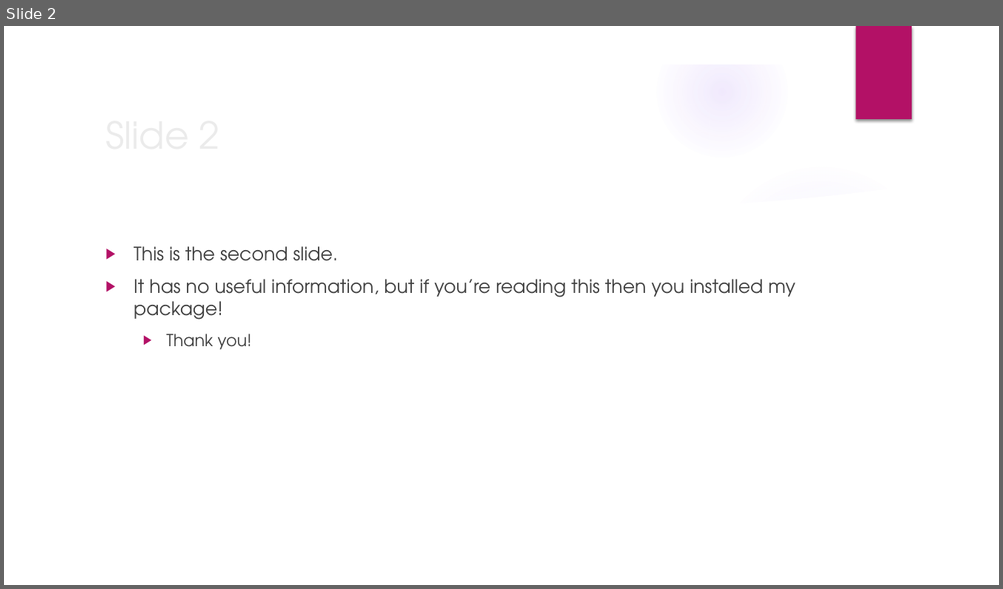
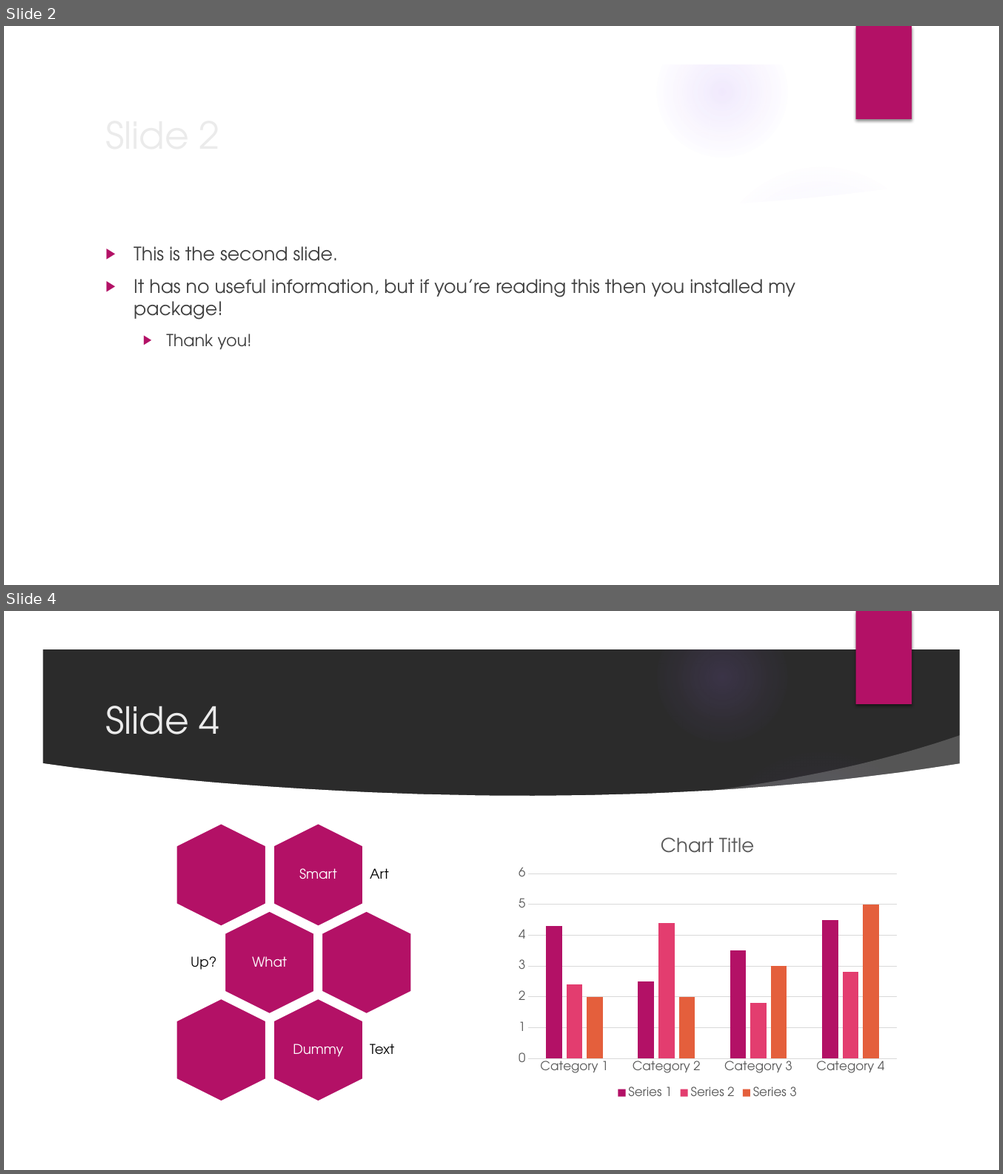
Before and after one commit to bmewing/readOffice, a slide deck: inst/extdata/example.pptx. Shown one above the other, each under a label of ours: slide 2 before the commit, slides 2 and 4 after it; the slides between them are not shown. The pictures are 1003x589 and 1003x1174 pixels, drawn with LibreOffice and Linux fonts; fonts in the diff are those of the drawing; background and template pictures are left out; a plain dark background stands for a picture behind light text. Boxes give left, top, right and bottom in pixels: in the first picture for what was removed or moved away, otherwise in the second. Text is boxed around its words. In the diff, an @@ line names an element or a change of style, - is before the commit and + after.

```diff
--- a/inst/extdata/example.pptx
+++ b/inst/extdata/example.pptx
@@ slide 4 added at (x1=4, y1=611, x2=999, y2=1170), background picture (left out); not listed: 9 template elements that a slide beside it also shows @@
@@ title added at (x1=105, y1=706, x2=220, y2=735), 36 pt, text #EBEBEB @@
+Slide 4
@@ column chart added at (x1=511, y1=823, x2=905, y2=1102) @@
+categories: Category 1, Category 2, Category 3, Category 4
+Series 1: 4.3, 2.5, 3.5, 4.5
+Series 2: 2.4, 4.4, 1.8, 2.8
+Series 3: 2, 2, 3, 5
@@ group added at (x1=176, y1=823, x2=412, y2=1102): 6 hexagons, 6 texts @@
+Smart
+Art
+What
+Up?
+Dummy
+Text
```
Also in this commit, not shown: 1 slide changed, 4 other files.
